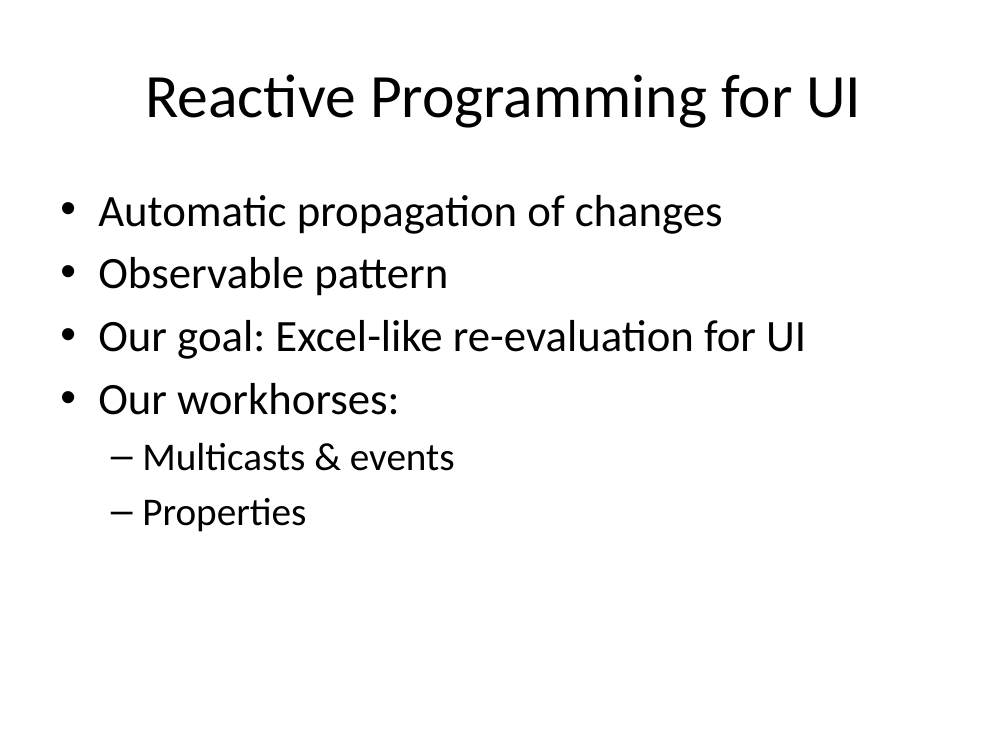
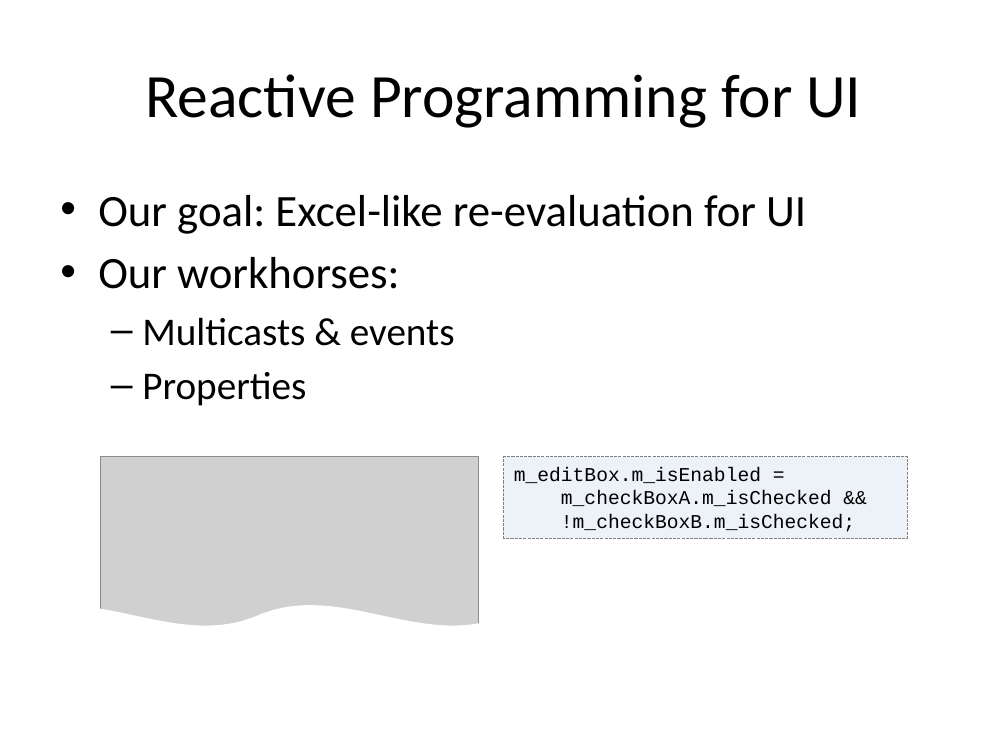
Before and after one commit to vovkos/jancy, a slide deck: slide 21 of doc/pres/Jancy FOSDEM 2016.pptx (slide 20 before the commit). Drawn at 1008x756 pixels with LibreOffice and Linux fonts; fonts in the diff are those of the drawing; grey boxes stand for pictures. Boxes give left, top, right and bottom in pixels: in the first picture for what was removed or moved away, otherwise in the second. Text is boxed around its words. In the diff, an @@ line names an element or a change of style, - is before the commit and + after.

```diff
--- a/doc/pres/Jancy FOSDEM 2016.pptx
+++ b/doc/pres/Jancy FOSDEM 2016.pptx
@@ text at [98,195,723,296]: paragraphs removed @@
-• Automatic propagation of changes
-• Observable pattern
@@ picture added at [101,457,479,695] @@
@@ rectangle added at [504,457,907,538], fill #EDF2F9, outline #808080 0.75 pt dashed, 14 pt, text #000000 @@
+m_editBox.m_isEnabled =
+m_checkBoxA.m_isChecked &&
+!m_checkBoxB.m_isChecked;
@@ double wave added at [10,605,505,756], fill #FFFFFF @@
```
Also in this commit, not shown: 10 other slides changed, 2 slides added.
